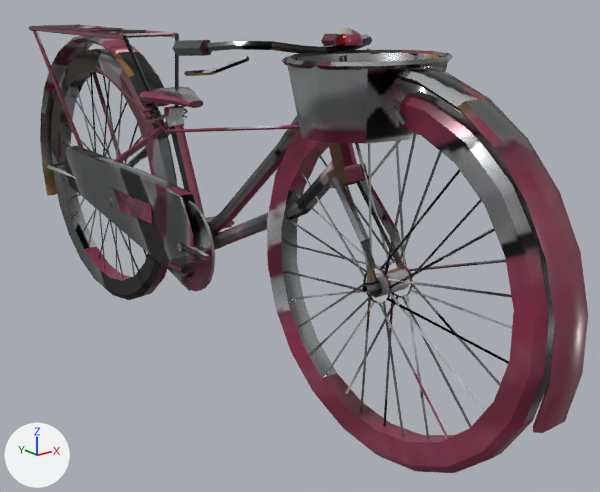
Renders of the glTF model nostalgia/assets3d/ladies_cycle.glb from each side of a commit.
The view is the same before and after, from a 50 mm lens placed at (-8.35, -12.93, 7.13), pointed at (1.06, -1.17, 2.43). Arrows for +X, +Y and +Z are at lower left; the lights stay in place. The older version comes first. Vertices at exactly the same position are counted once.

The scene before the commit, as lines of its bpy script (objects in view):
```python
me_ladies_cycle = bpy.data.meshes.new('ladies_cycle')
me_ladies_cycle.from_pydata(...)  # 2422 vertices, 4052 faces; spans x -1.6..1.6, y -7.8..7.8, z 0.0..6.5
me_ladies_cycle.materials.append(mat_m_ladies_cycle)
ob_ladies_cycle = bpy.data.objects.new('ladies_cycle', me_ladies_cycle)
ob_ladies_cycle.location = (0.0, 0.0, 0.0)
```
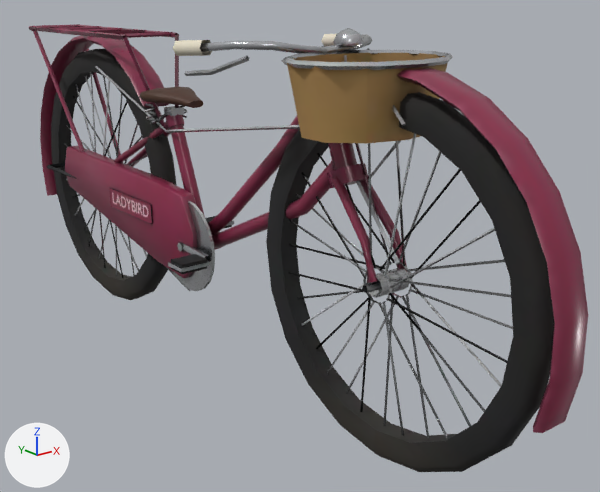
Pixel boxes (x1, y1, x2, y2) of what changed, in the pictures (600 x 492 px; the box of a moved part takes in the faces that stretch with it):
'ladies_cycle', reshaped: before (29, 24, 588, 473); after (29, 24, 588, 472)
part 1 of me_ladies_cycle, moved or reshaped: before (51, 48, 188, 300); after (51, 48, 187, 300)
part 2 of me_ladies_cycle, moved or reshaped: before (267, 92, 554, 473); after (266, 92, 554, 472)
part 3 of me_ladies_cycle, surface changed: (29, 24, 565, 472) in both

Edits to the bpy script that builds the scene:
```text
Change me_ladies_cycle:
    used by ob_ladies_cycle; location = (0.0, 0.0, 0.0)
    remove me_ladies_cycle.from_pydata(...)  # 2422 vertices, 4052 faces; spans x -1.6..1.6, y -7.8..7.8, z 0.0..6.5
    add me_ladies_cycle.from_pydata(...)  # 2312 vertices, 3564 faces; spans x -1.6..1.6, y -7.8..7.8, z 0.0..6.5
    me_ladies_cycle part 1: 108 vertices moved from x -0.5..0.4, y 1.8..7.2, z 0.1..5.7 to x -0.5..0.4, y 1.8..7.4, z 0.1..5.7; 210 vertices removed from x -0.5..0.5, y 1.7..7.5, z 0.3..5.5; 124 vertices added at x -0.3..0.4, y 1.7..7.5, z 0.4..5.4
    me_ladies_cycle part 2: 101 vertices moved from x -0.2..0.2, y -7.2..-2.0, z 0.1..5.7 to x -0.2..0.2, y -7.4..-1.8, z 0.1..5.7; 144 vertices removed from x -0.2..0.2, y -7.5..-1.7, z 0.3..5.5; 120 vertices added at x -0.2..0.2, y -7.5..-1.7, z 0.4..5.4
    me_ladies_cycle part 3: 2831 kept faces spanning x -1.6..1.6, y -7.8..7.8, z 0.0..6.5 get new texture (UV) coordinates
```
